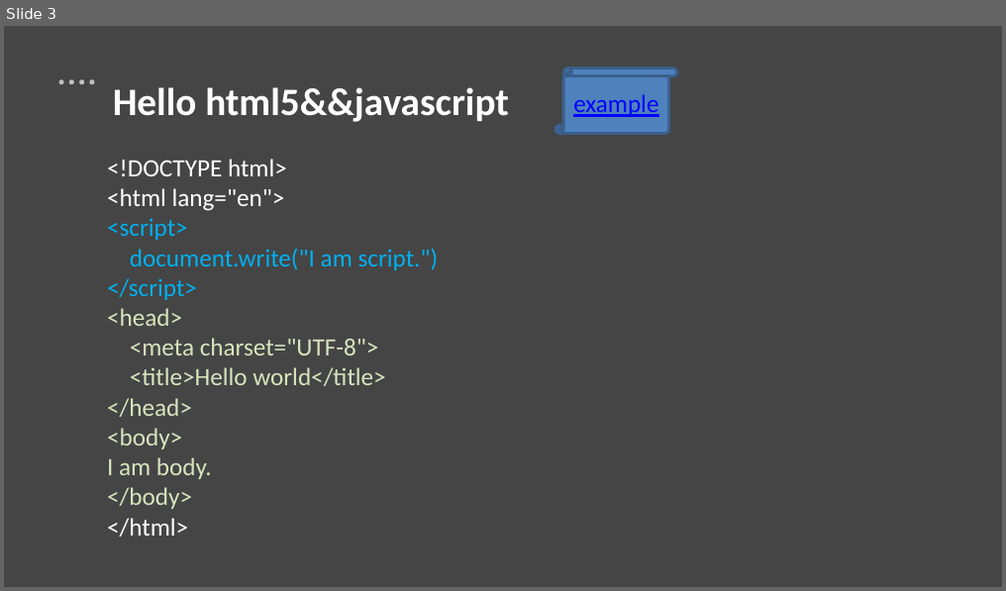
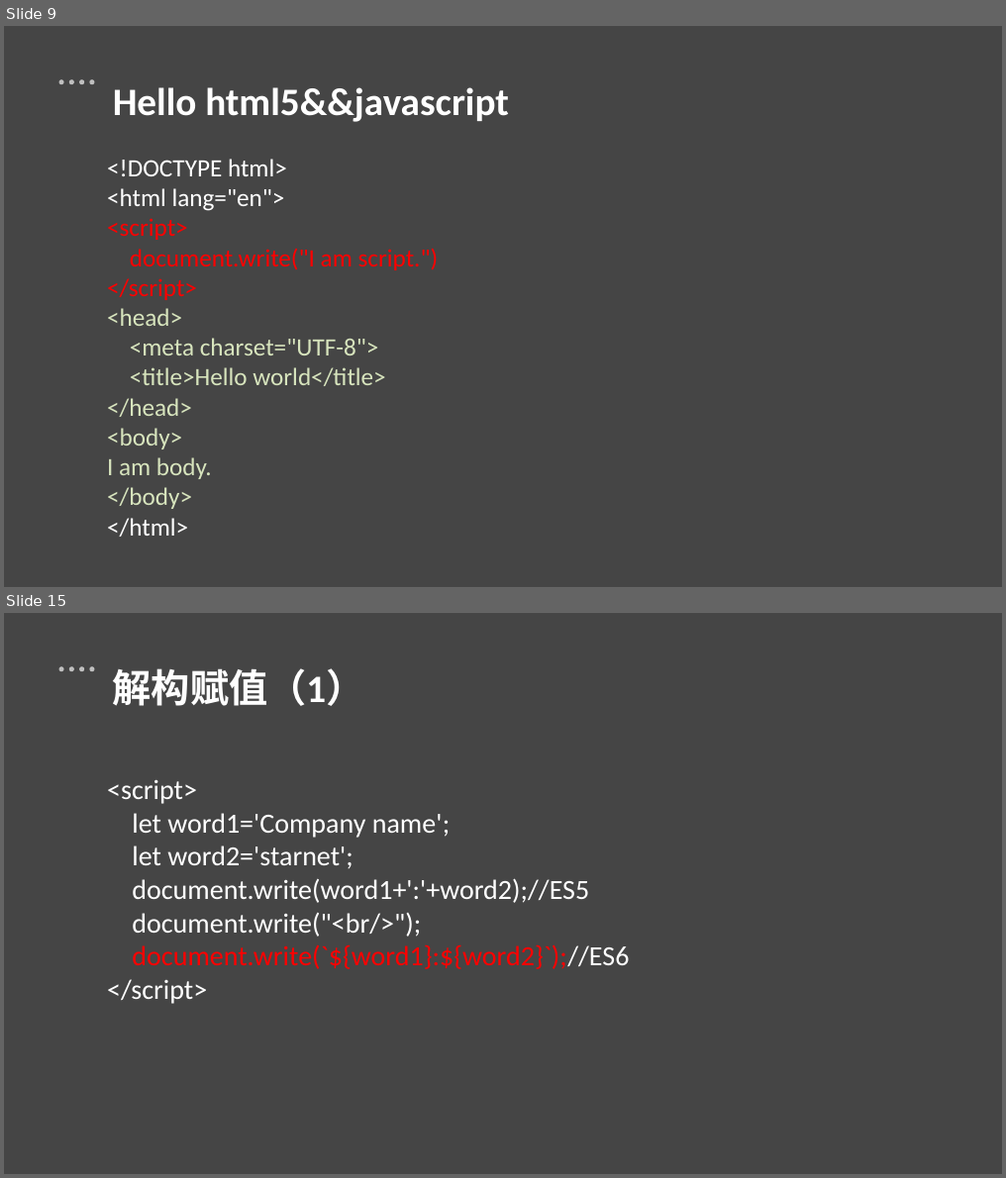
Before and after one commit to gerryhjs/htmljs, a slide deck: html&js课件/html&js.pptx. Shown one above the other, each under a label of ours: slide 3 before the commit, slides 9 and 15 after it; the slides between them are not shown. The pictures are 1006x591 and 1006x1178 pixels, drawn with LibreOffice and Linux fonts; fonts in the diff are those of the drawing. Boxes give left, top, right and bottom in pixels: in the first picture for what was removed or moved away, otherwise in the second. Text is boxed around its words. In the diff, an @@ line names an element or a change of style, - is before the commit and + after.

```diff
--- a/html&js课件/html&js.pptx
+++ b/html&js课件/html&js.pptx
@@ slide 15 added at (x1=4, y1=613, x2=1002, y2=1174), background #D9D9D9 at 56% opacity; not listed: 5 template elements that a slide beside it also shows @@
@@ text added at (x1=113, y1=668, x2=365, y2=706), 28 pt, text #FFFFFF, bold @@
+解构赋值（1）
@@ text added at (x1=107, y1=780, x2=629, y2=1004), 20 pt, text #FFFFFF @@
+<script>
+let word1='Company name';
+let word2='starnet';
+document.write(word1+':'+word2);//ES5
+document.write("<br/>");
+document.write(`${word1}:${word2}`);//ES6
+</script>
@@ what was slide 3 is now slide 9 @@
@@ slide 9 changed as well @@
@@ vertical scroll removed at (x1=555, y1=68, x2=677, y2=133) @@
-example
@@ text at (x1=107, y1=218, x2=439, y2=300): text colour #00B0F0 to #FF0000 in "<script>", "document.write("I am script.")", "</script>" @@
```
Also in this commit, not shown: 4 other slides changed, 18 other slides added, 30 other files.
